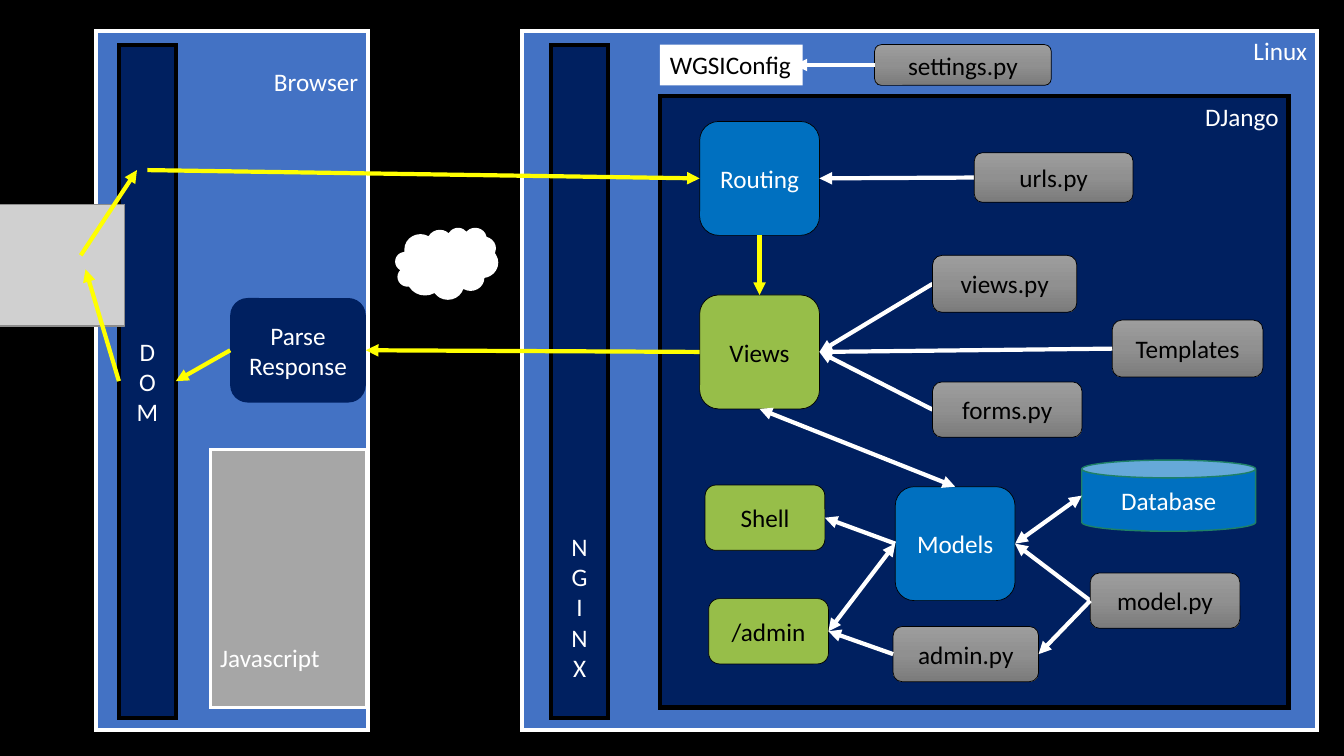
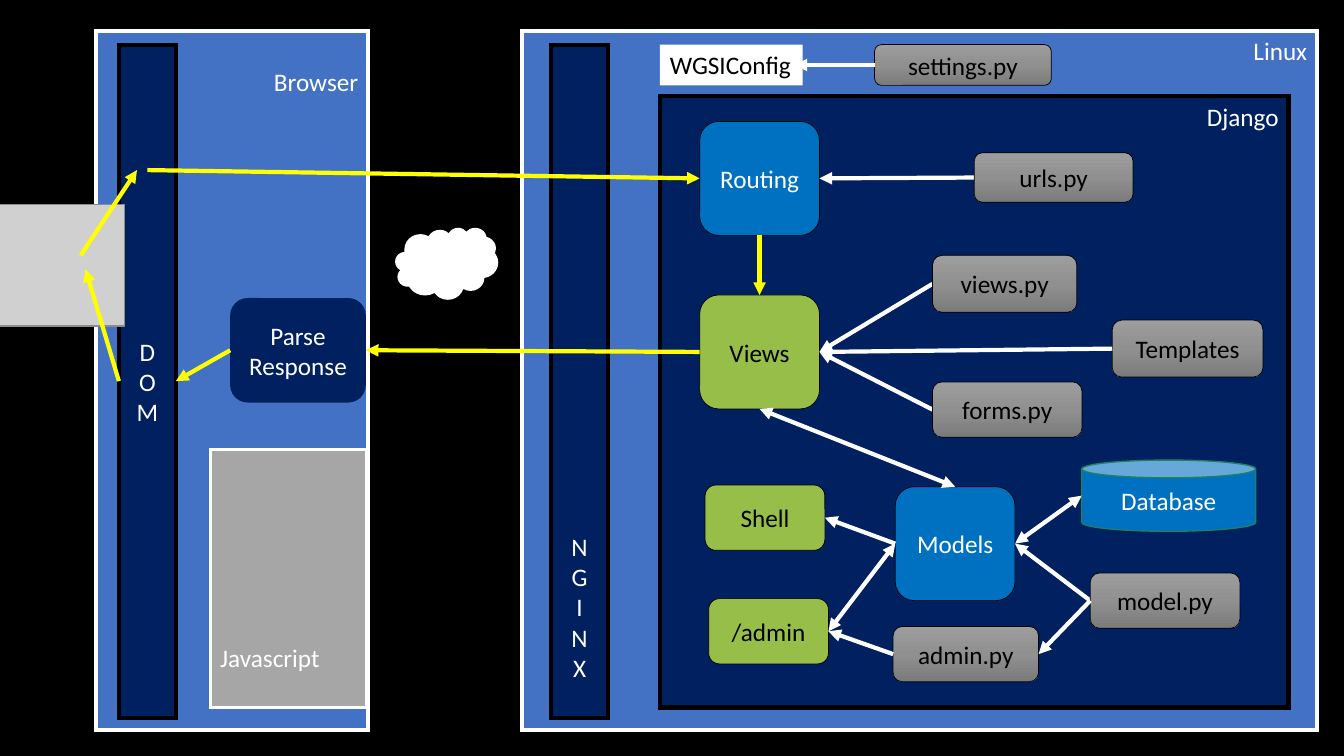
Before and after one commit to csev/dj4e, a slide deck: slide 13 of lectures/DJ-02-Model-Single.pptx. Drawn at 1344x756 pixels with LibreOffice and Linux fonts; fonts in the diff are those of the drawing; grey boxes stand for pictures; background and template pictures are left out. Boxes give left, top, right and bottom in pixels: in the first picture for what was removed or moved away, otherwise in the second. Text is boxed around its words. In the diff, an @@ line names an element or a change of style, - is before the commit and + after.

```diff
--- a/lectures/DJ-02-Model-Single.pptx
+++ b/lectures/DJ-02-Model-Single.pptx
@@ text in rectangle at box(1207, 108, 1279, 131): text changed @@
-DJango
+Django
```
Also in this commit, not shown: 2 other files.
